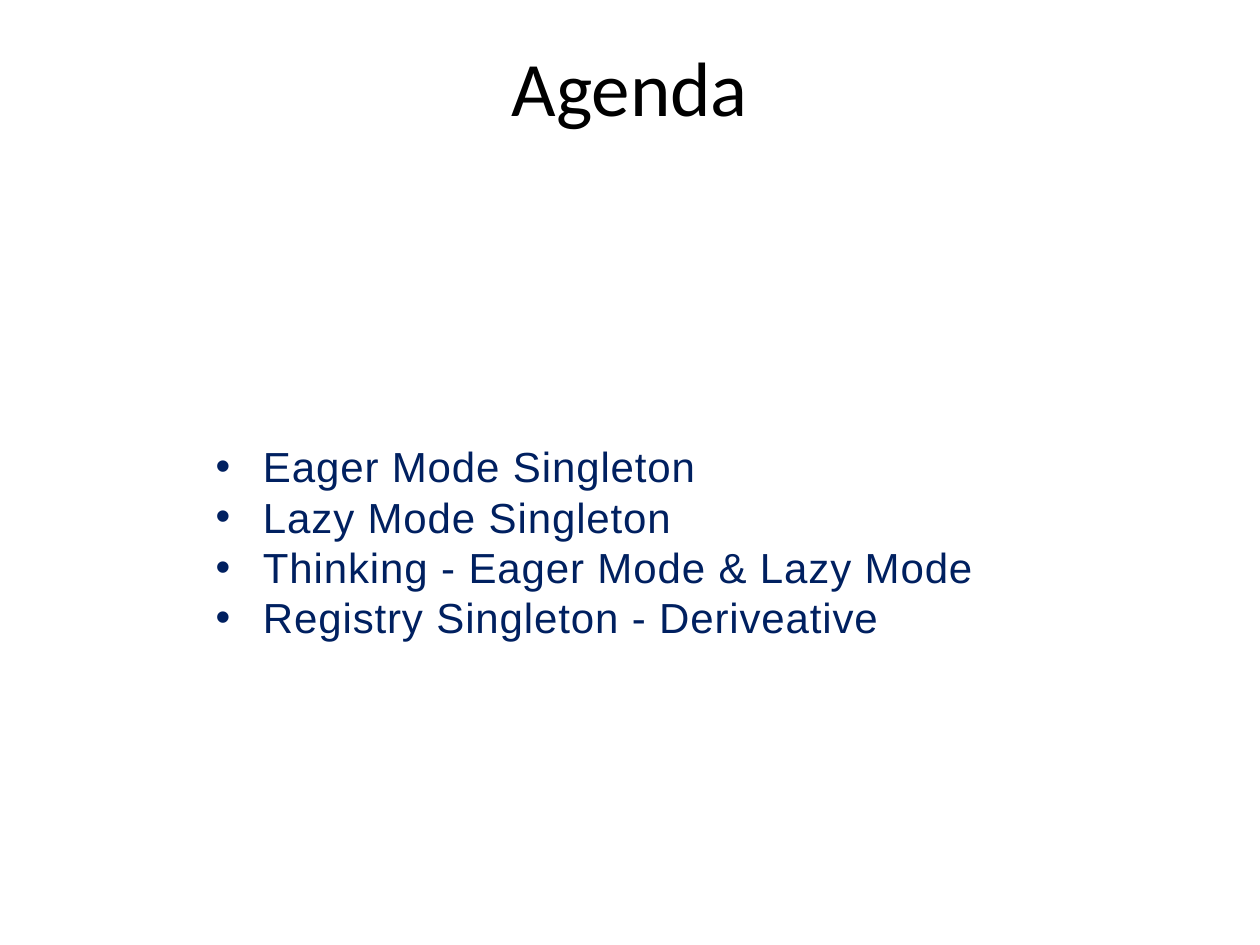
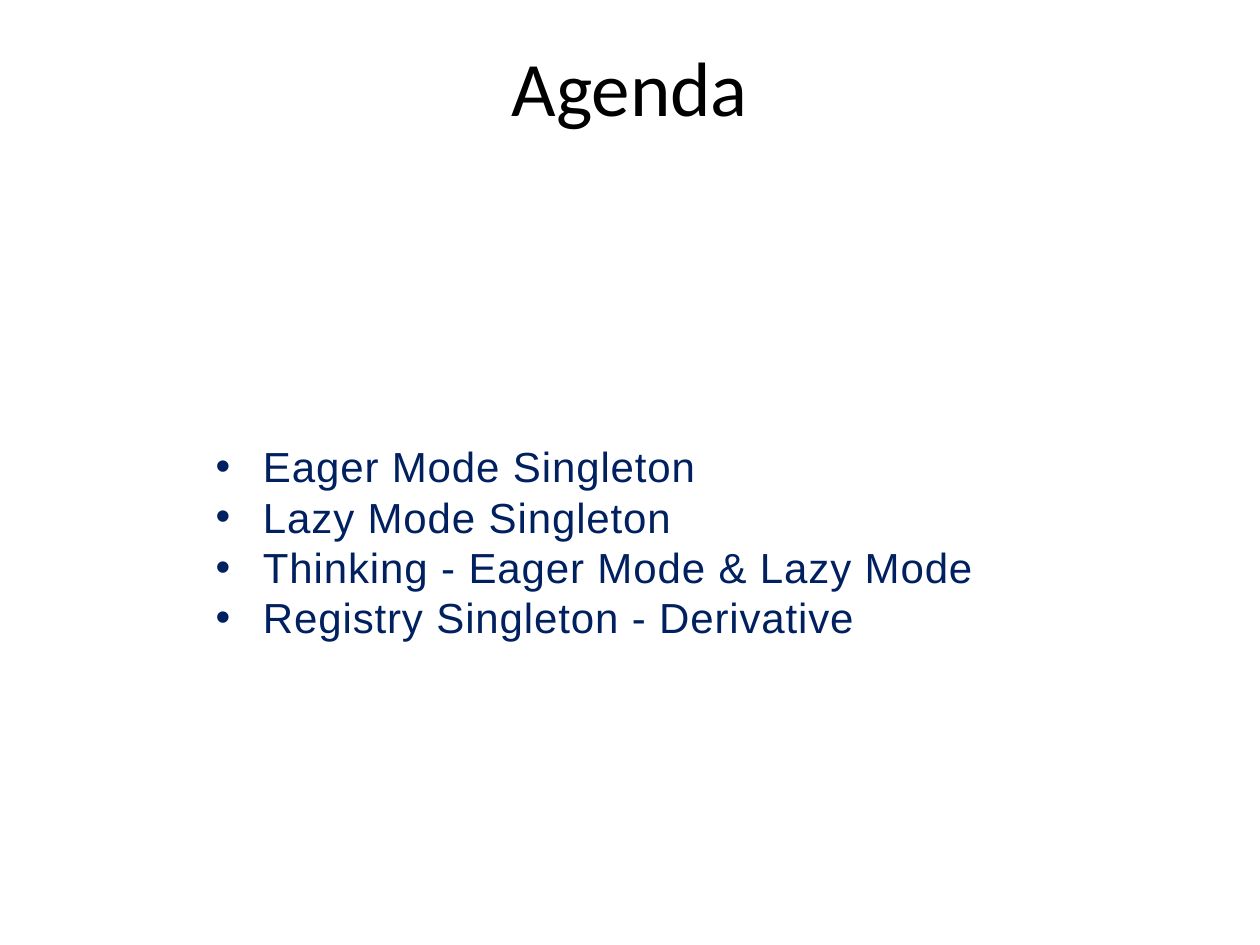
Before and after one commit to PlumpMath/DesignPattern-956, a slide deck: slide 2 of _Doc/DesignPattern.P3.Creational(Singleton).pptx. Drawn at 1260x945 pixels with LibreOffice and Linux fonts; fonts in the diff are those of the drawing. Boxes give left, top, right and bottom in pixels: in the first picture for what was removed or moved away, otherwise in the second. Text is boxed around its words. In the diff, an @@ line names an element or a change of style, - is before the commit and + after.

Commit message:
Updated Singleton PPT.

```diff
--- a/_Doc/DesignPattern.P3.Creational(Singleton).pptx
+++ b/_Doc/DesignPattern.P3.Creational(Singleton).pptx
@@ text at (263, 602, 853, 642): text changed @@
-• Registry Singleton - Deriveative
+• Registry Singleton - Derivative
```
